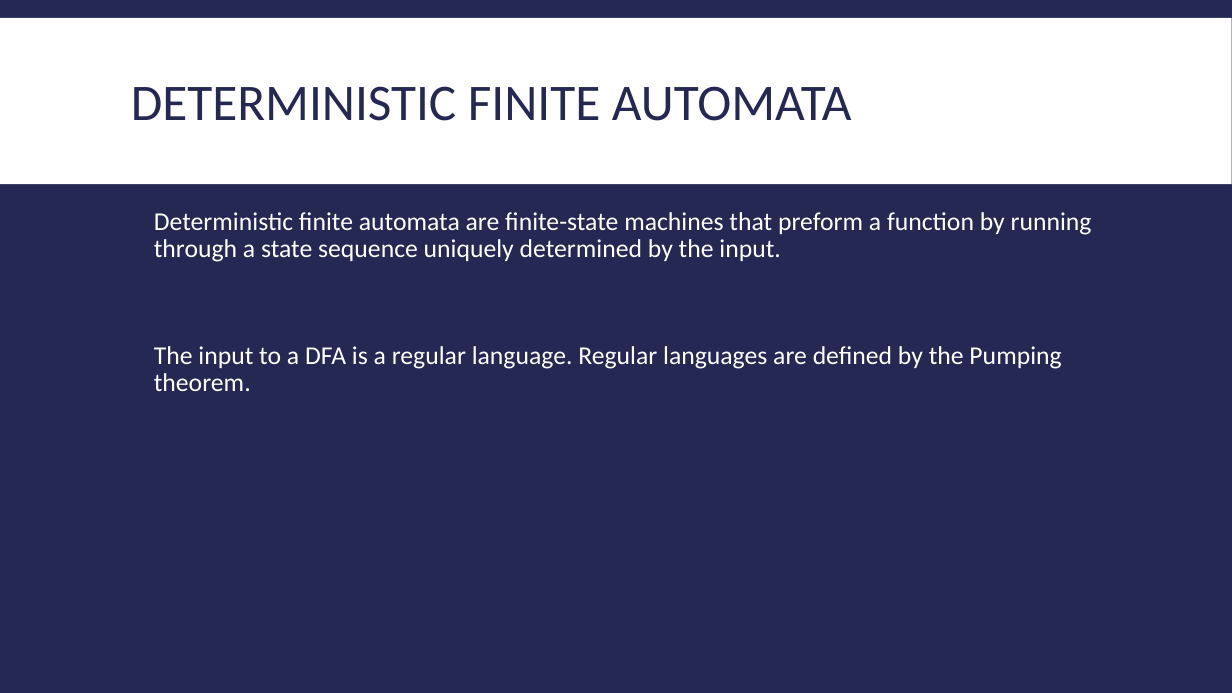
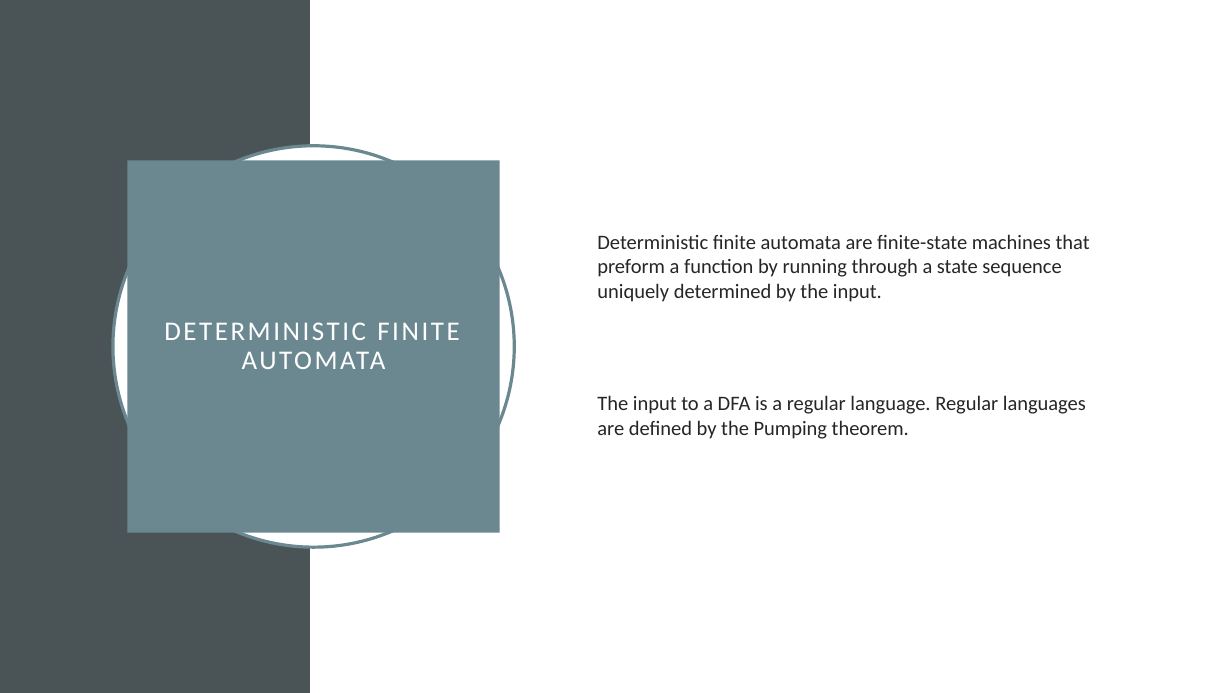
Before and after one commit to Jacobsma/CS477-Project, a slide deck: slide 3 of implementation.pptx. Drawn at 1232x693 pixels with LibreOffice and Linux fonts; fonts in the diff are those of the drawing. Boxes give left, top, right and bottom in pixels: in the first picture for what was removed or moved away, otherwise in the second. Text is boxed around its words. In the diff, an @@ line names an element or a change of style, - is before the commit and + after.

```diff
--- a/implementation.pptx
+++ b/implementation.pptx
@@ background #242852 to #FFFFFF @@
@@ rectangle removed at bbox=[0, 18, 1232, 184] @@
@@ rectangle added at bbox=[0, 0, 311, 693], fill #4A5356 @@
@@ rectangle added at bbox=[311, 0, 1232, 693], fill #FFFFFF @@
@@ ellipse added at bbox=[113, 146, 514, 547], fill #FFFFFF, outline #6B8891 2.5 pt @@
@@ text "Deterministic finite automata are finite-state ...": place and size @@
-text "Deterministic finite automata are finite-state ..." at bbox=[154, 212, 1092, 391]
+text "Deterministic finite automata are finite-state ..." at bbox=[597, 234, 1090, 439]
@@ text "Deterministic finite automata are finite-state ..." at bbox=[597, 234, 1090, 439]: size 20 to 16 pt, text colour #FFFFFF to #262626; line spacing 0.9 to 1; more space between paragraphs; vertical alignment top to middle @@
@@ title "DETERMINISTIC FINITE AUTOMATA": place and size @@
-title "DETERMINISTIC FINITE AUTOMATA" at bbox=[131, 86, 852, 121]
+title "DETERMINISTIC FINITE AUTOMATA" at bbox=[128, 161, 500, 533]
@@ title "DETERMINISTIC FINITE AUTOMATA" at bbox=[128, 161, 500, 533]: size 40 to 21 pt, text colour #242852 to #FFFFFF, letter spacing 0 to 2 pt; alignment left to centre; line spacing 0.85 to 0.9; fill none to #6B8891 @@
```
Also in this commit, not shown: 20 other slides changed, 3 slides added, 3 slides removed, 1 other file.
